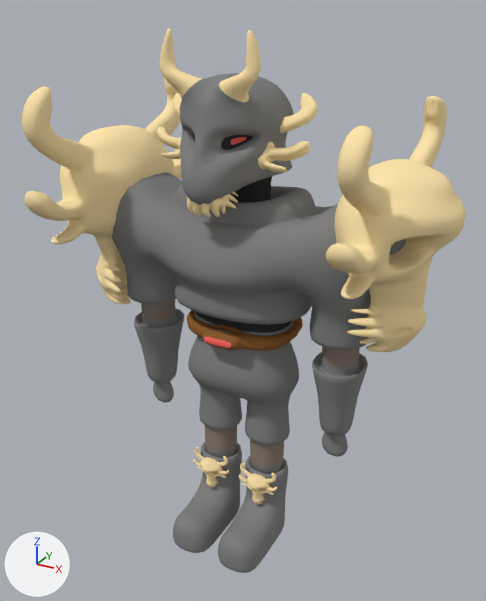
Two versions of the Blender file Super Nova Dragon (3d)/Assets/SND/SND_Models/Dragon_Slayer/DS.blend, one commit apart.
Camera for both pictures: a camera (50 mm lens) standing at (6.09, -11.09, 4.58) and looking at (-0.04, 0.05, -1.0). The lights are fixed; the arrows at lower left show +X, +Y and +Z.
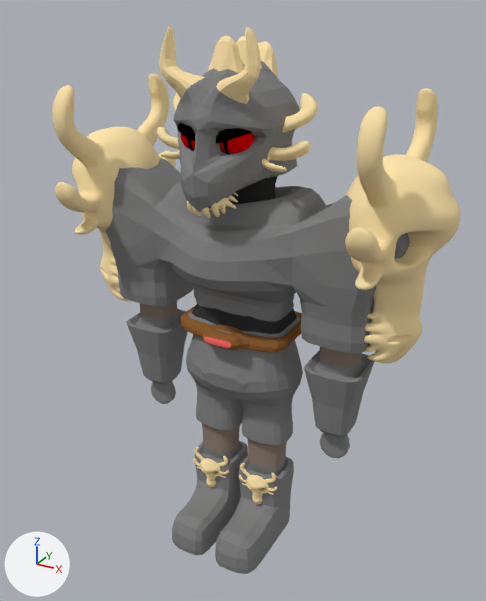
What differs and where, as boxes (x1, y1, x2, y2) in the pictures (486 x 601 px):
'Cube', reshaped, modifiers changed: before (112, 29, 406, 573); after (105, 26, 410, 574)
'Sphere.002', rescaled (18% narrower, 7% taller): before (326, 96, 466, 352); after (345, 88, 460, 363)
'Sphere.003', rescaled: before (22, 78, 181, 304); after (52, 73, 176, 301)
'Sphere.005', added (red): after (219, 133, 254, 154)
'Sphere.007', added: after (216, 128, 252, 143)
'Sphere.008', added: after (177, 123, 196, 141)
'Sphere.010', added: after (180, 133, 195, 150)
'Sphere.006', added: after (223, 141, 230, 155)
'Sphere.009', added: after (187, 138, 194, 151)
part 1 of me_cube, built on: before (129, 172, 360, 474); after (110, 26, 410, 574)
part 2 of me_cube, shading changed: before (112, 31, 403, 573); after (105, 31, 400, 573)

The change, as a list of edits to the scene's bpy script:
```text
Change me_cube:
    used by ob_cube; location = (0.0, 0.0, -0.09); scale = (1.0, 1.0, 0.9)
    remove me_cube.from_pydata(...)  # 270 vertices, 238 faces; spans x 0.0..3.52, y -1.97..1.09, z -7.17..4.91
    add me_cube.from_pydata(...)  # 613 vertices, 574 faces; spans x 0.0..3.52, y -1.97..1.2, z -7.17..4.91
    me_cube part 1: 21 vertices moved from x 0.0..2.53, y -1.81..1.0, z -1.93..1.29 to x 0.0..2.42, y -1.54..0.72, z -1.93..1.19; 30 vertices removed from x 0.01..1.64, y -1.0..1.0, z -5.21..1.75; 373 vertices added at x 0.0..3.52, y -1.68..1.2, z -7.17..4.88
    me_cube part 2: 73 kept faces spanning x 0.0..3.52, y -1.97..1.0, z -7.17..4.91 are now shaded flat
Change ob_sphere_003:
    ob_sphere_003.scale: (1.6, 1.0, 1.05) -> (1.11, 0.939, 1.03)
Change ob_sphere_002:
    ob_sphere_002.scale: (1.6, 1.0, 0.933) -> (1.11, 0.939, 1.03)
Change ob_cube:
    where _m = ob_cube.modifiers.new('Subsurf', 'SUBSURF')
    remove _m.levels = 2
    add _m.render_levels = 1
Add ob_sphere_005:
    ob_sphere_005 = bpy.data.objects.new('Sphere.005', me_sphere_005)  # a UV sphere (6 segments, 6 rings, poles along z) spanning x -0.87..0.87, y -1.0..1.0, z -1.0..1.0; in mat_eye_001 (red #e70002); modifiers SUBSURF
    ob_sphere_005.location = (0.36, -0.97, 2.5)
    ob_sphere_005.scale = (0.408, 0.408, 0.326)
Add ob_sphere_006:
    ob_sphere_006 = bpy.data.objects.new('Sphere.006', me_sphere_006)  # a UV sphere (6 segments, 6 rings, poles along z) spanning x -0.87..0.87, y -1.0..1.0, z -1.0..1.0; in mat_eye (black #000000); modifiers SUBSURF
    ob_sphere_006.location = (0.36, -1.01, 2.5)
    ob_sphere_006.scale = (0.0816, 0.408, 0.326)
Add ob_sphere_007:
    ob_sphere_007 = bpy.data.objects.new('Sphere.007', me_sphere_007)  # 19 vertices, 18 faces; spans x -0.87..0.87, y -1.0..1.0, z 0.0..1.0; in mat_eye (black #000000); modifiers SUBSURF, SOLIDIFY
    ob_sphere_007.location = (0.36, -0.97, 2.5)
    ob_sphere_007.rotation_euler = (0.0, -0.349, 0.0)  # degrees (0, -20, 0)
    ob_sphere_007.scale = (0.408, 0.408, 0.326)
Add ob_sphere_008:
    ob_sphere_008 = bpy.data.objects.new('Sphere.008', me_sphere_007.copy())  # modifiers SUBSURF, SOLIDIFY
    ob_sphere_008.location = (-0.36, -0.97, 2.5)
    ob_sphere_008.rotation_euler = (0.0, 0.349, 0.0)  # degrees (0, 20, 0)
    ob_sphere_008.scale = (0.408, 0.408, 0.326)
Add ob_sphere_009:
    ob_sphere_009 = bpy.data.objects.new('Sphere.009', me_sphere_009)  # a UV sphere (6 segments, 6 rings, poles along z) spanning x -0.87..0.87, y -1.0..1.0, z -1.0..1.0; in mat_eye (black #000000); modifiers SUBSURF
    ob_sphere_009.location = (-0.36, -1.01, 2.5)
    ob_sphere_009.scale = (0.0816, 0.408, 0.326)
Add ob_sphere_010:
    ob_sphere_010 = bpy.data.objects.new('Sphere.010', me_sphere_005.copy())  # modifiers SUBSURF
    ob_sphere_010.location = (-0.36, -0.97, 2.5)
    ob_sphere_010.scale = (0.408, 0.408, 0.326)
```
